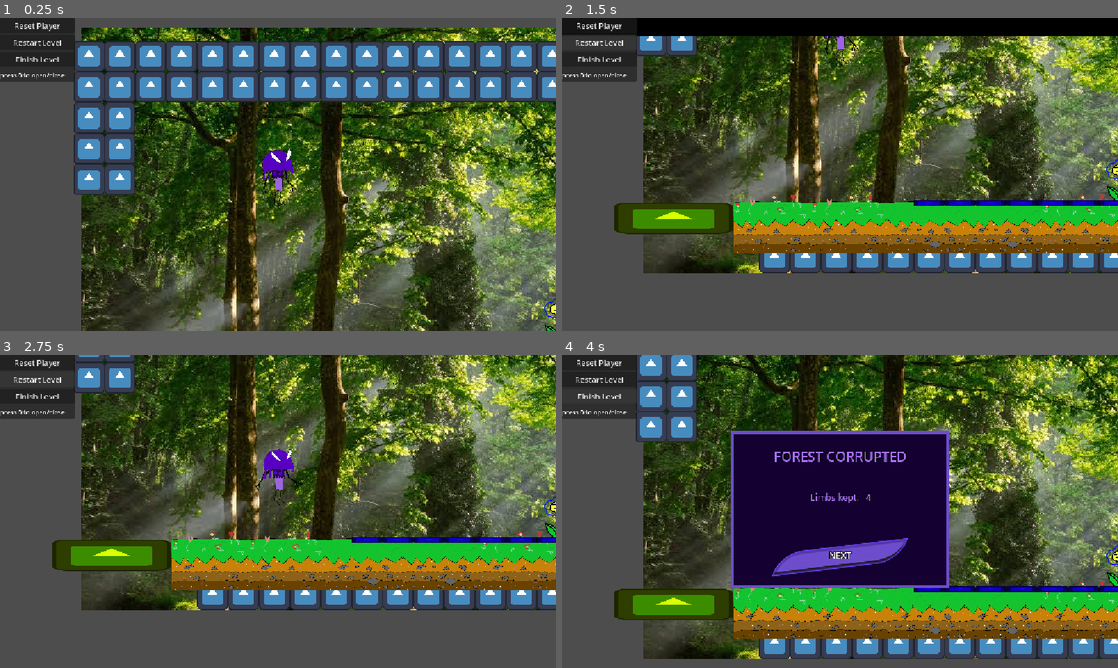
Above: before the commit, frames 1-4 (two rows, left to right).
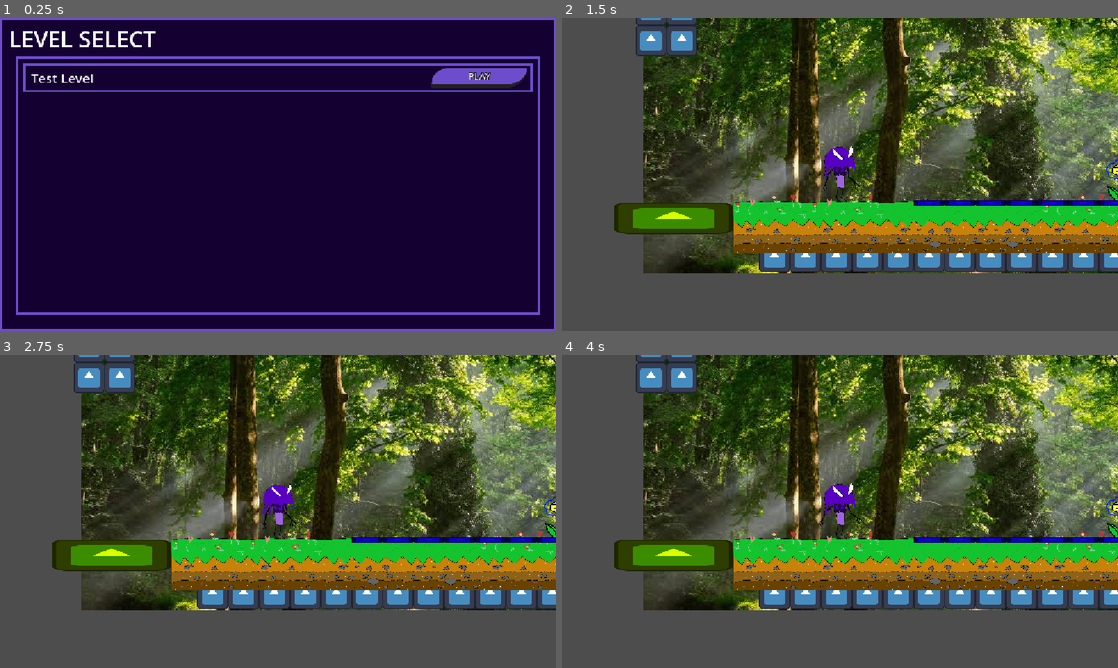
Above: after the commit, the same moments.

Repository: JRodLugo/KnightHacks2026
Game: Godot game, scene res://Scenes/LevelMaster/level_master.tscn
Same seed, same stepped clock (60 frames per second), same inputs: the game is played once before the commit and once after it. The engine's default icon, where the game draws it, is replaced by a stand-in: a white triangle on a blue panel in a dark square.
Inputs (mouse positions are in pixels of both pictures, inside the frame that each line leads up to):
- Up to frame 1 (0.25 s): no input
- Up to frame 2 (1.5 s): click (1040, 77) at 0.5 s, where only the run after the commit has a clickable "PLAY"; click (600, 43) at 1.25 s, where only the run before the commit has a clickable "Restart Level"
- Up to frame 3 (2.75 s): click (38, 380) at 2 s, where only the run before the commit has a clickable "Restart Level"
- Up to frame 4 (4 s): click (600, 380) at 2.75 s, where only the run before the commit has a clickable "Restart Level"; click (600, 395) at 3.5 s, where only the run before the commit has a clickable "Finish Level"

The runs differ from the first frame. In frame 1, 100% of the frame differs, in the area x 0-100%, y 0-100%; in frame 2, 9.1%; in frame 3, 4.7%; in frame 4, 72%.

Commit message:
Level Select + mm adjustments
mm = main menu

Diff:
--- /dev/null
+++ b/knight-hacks-2026-project/Scenes/LevelMaster/LevelData/TestScene.tres
@@ -0,0 +1,10 @@
+[gd_resource type="Resource" script_class="LevelData" format=3 uid="uid://dx4pvg8d5q45q"]
+
+[ext_resource type="PackedScene" uid="uid://cr8ipd63yvt5n" path="res://Scenes/TestScene/test_scene.tscn" id="1_ew8l7"]
+[ext_resource type="Script" uid="uid://cwsqppim08cap" path="res://scripts/level_data.gd" id="1_j20mr"]
+
+[resource]
+script = ExtResource("1_j20mr")
+level_name = "Test Level"
+level_scene = ExtResource("1_ew8l7")
+metadata/_custom_type_script = "uid://cwsqppim08cap"
--- /dev/null
+++ b/knight-hacks-2026-project/Scenes/LevelMaster/level_entry.tscn
@@ -0,0 +1,44 @@
+[gd_scene format=3 uid="uid://dgcng6ni84wm6"]
+
+[ext_resource type="Theme" uid="uid://dctcahscxrwhr" path="res://Scenes/SettingsMenu/settings.tres" id="1_4ibsa"]
+[ext_resource type="Theme" uid="uid://dv65ia60vg3jj" path="res://Scenes/MainMenu/buttons.tres" id="3_5sxhn"]
+
+[node name="LevelEntry" type="Panel" unique_id=1917596584]
+custom_minimum_size = Vector2(0, 60)
+custom_maximum_size = Vector2(-1, 60)
+anchors_preset = 10
+anchor_right = 1.0
+offset_bottom = 62.0
+grow_horizontal = 2
+theme = ExtResource("1_4ibsa")
+
+[node name="LevelTitle" type="Label" parent="." unique_id=748303486]
+layout_mode = 1
+anchors_preset = 4
+anchor_top = 0.5
+anchor_bottom = 0.5
+offset_left = 16.0
+offset_top = -18.0
+offset_right = 358.0
+offset_bottom = 19.0
+grow_vertical = 2
+theme_override_font_sizes/font_size = 27
+text = "LEVEL TEXT PLACEHOLDER"
+
+[node name="PlayLevel" type="Button" parent="." unique_id=1250043954]
+layout_mode = 1
+anchors_preset = 6
+anchor_left = 1.0
+anchor_top = 0.5
+anchor_right = 1.0
+anchor_bottom = 0.5
+offset_left = -210.0
+offset_top = -20.0
+offset_right = -12.0
+offset_bottom = 21.0
+grow_horizontal = 0
+grow_vertical = 2
+theme = ExtResource("3_5sxhn")
+text = "PLAY"
+
+[connection signal="button_down" from="PlayLevel" to="." method="_on_play_level_button_down"]
--- a/knight-hacks-2026-project/Scenes/LevelMaster/level_master.gd
+++ b/knight-hacks-2026-project/Scenes/LevelMaster/level_master.gd
@@ -1,16 +1,23 @@
 class_name LevelMaster extends Node2D
+
+@export var levels: Array[LevelData]
 
 var currentScene: Node2D
 var currentSceneFile: PackedScene
 var player: Player
+var levelEntry: PackedScene = preload("res://Scenes/LevelMaster/level_entry.tscn")
 
 func _ready():
-	currentSceneFile = load("res://Scenes/TestScene/test_scene.tscn")
-	restart()
+	for level in levels:
+		var newEntry = levelEntry.instantiate()
+		newEntry.get_node("LevelTitle").set_text(level.level_name)
+		newEntry.get_node("PlayLevel").button_down.connect(func(): switch(level.level_scene))
+		$UI/LevelSelect/Entries/MarginContainer/VBoxContainer.add_child(newEntry)
 
 func restart():
 	%SwipeAnim.play("swipe_in")
 	await %SwipeAnim.animation_finished
+	$UI/LevelSelect.visible = false
 	if currentScene: currentScene.queue_free()
 	currentScene = currentSceneFile.instantiate()
 	add_child(currentScene)
@@ -18,6 +25,7 @@
 
 	player = currentScene.get_node("Player")
 	$UI/DebugMenu.player = player
+	player.get_node("Camera2D").make_current()
 	player.restart_level.connect(restart)
 	player.finish.connect(level_finish)
 
--- a/knight-hacks-2026-project/Scenes/LevelMaster/level_master.tscn
+++ b/knight-hacks-2026-project/Scenes/LevelMaster/level_master.tscn
@@ -3,6 +3,8 @@
 [ext_resource type="Script" uid="uid://bxft6xehcac1t" path="res://Scenes/LevelMaster/level_master.gd" id="1_twtm3"]
 [ext_resource type="PackedScene" uid="uid://caimp7yi1wt76" path="res://Scenes/DebugMenu/debug_menu.tscn" id="2_3grtt"]
 [ext_resource type="Theme" uid="uid://dctcahscxrwhr" path="res://Scenes/SettingsMenu/settings.tres" id="2_mbwfx"]
+[ext_resource type="Script" uid="uid://cwsqppim08cap" path="res://scripts/level_data.gd" id="2_qe7c7"]
+[ext_resource type="Resource" uid="uid://dx4pvg8d5q45q" path="res://Scenes/LevelMaster/LevelData/TestScene.tres" id="3_ht6gj"]
 [ext_resource type="Theme" uid="uid://dv65ia60vg3jj" path="res://Scenes/MainMenu/buttons.tres" id="3_op2tr"]
 
 [sub_resource type="Animation" id="Animation_twtm3"]
@@ -97,8 +99,56 @@
 
 [node name="LevelMaster" type="Node2D" unique_id=1773990131]
 script = ExtResource("1_twtm3")
+levels = Array[ExtResource("2_qe7c7")]([ExtResource("3_ht6gj")])
 
 [node name="UI" type="CanvasLayer" parent="." unique_id=1067555238]
+
+[node name="LevelSelect" type="Panel" parent="UI" unique_id=1477038001]
+anchors_preset = 15
+anchor_right = 1.0
+anchor_bottom = 1.0
+grow_horizontal = 2
+grow_vertical = 2
+theme = ExtResource("2_mbwfx")
+
+[node name="Title" type="Label" parent="UI/LevelSelect" unique_id=1921070900]
+layout_mode = 0
+offset_left = 18.0
+offset_top = 10.0
+offset_right = 323.0
+offset_bottom = 75.0
+theme_override_font_sizes/font_size = 47
+text = "LEVEL SELECT"
+
+[node name="Entries" type="Panel" parent="UI/LevelSelect" unique_id=930441917]
+layout_mode = 1
+anchors_preset = 8
+anchor_left = 0.5
+anchor_top = 0.5
+anchor_right = 0.5
+anchor_bottom = 0.5
+offset_left = -543.0
+offset_top = -245.0
+offset_right = 543.0
+offset_bottom = 290.0
+grow_horizontal = 2
+grow_vertical = 2
+theme = ExtResource("2_mbwfx")
+
+[node name="MarginContainer" type="MarginContainer" parent="UI/LevelSelect/Entries" unique_id=2018173543]
+layout_mode = 1
+anchors_preset = 15
+anchor_right = 1.0
+anchor_bottom = 1.0
+grow_horizontal = 2
+grow_vertical = 2
+theme_override_constants/margin_left = 15
+theme_override_constants/margin_top = 15
+theme_override_constants/margin_right = 15
+theme_override_constants/margin_bottom = 15
+
+[node name="VBoxContainer" type="VBoxContainer" parent="UI/LevelSelect/Entries/MarginContainer" unique_id=1366039965]
+layout_mode = 2
 
 [node name="ScreenSwipe" type="ColorRect" parent="UI" unique_id=1175082671]
 anchors_preset = 15
@@ -112,6 +162,7 @@
 grow_vertical = 2
 offset_transform_enabled = true
 offset_transform_position = Vector2(0, 694.61)
+mouse_filter = 2
 color = Color(0, 0, 0, 1)
 
 [node name="SwipeAnim" type="AnimationPlayer" parent="UI/ScreenSwipe" unique_id=993757954]
@@ -210,5 +261,6 @@
 grow_vertical = 2
 
 [node name="DebugMenu" parent="UI" unique_id=729666087 instance=ExtResource("2_3grtt")]
+visible = false
 
 [connection signal="button_down" from="UI/LevelFinish/NextLevel" to="." method="_on_next_level_button_down"]
--- a/knight-hacks-2026-project/Scenes/MainMenu/buttons.tres
+++ b/knight-hacks-2026-project/Scenes/MainMenu/buttons.tres
@@ -2,7 +2,6 @@
 
 [sub_resource type="StyleBoxFlat" id="StyleBoxFlat_ihsrk"]
 bg_color = Color(0, 0, 0, 0)
-skew = Vector2(0.435, 0.12)
 border_width_left = 8
 border_width_top = 8
 border_width_right = 8
@@ -14,7 +13,6 @@
 
 [sub_resource type="StyleBoxFlat" id="StyleBoxFlat_mcqx7"]
 bg_color = Color(0.43033832, 0.30028218, 0.797972, 1)
-skew = Vector2(0.435, 0.12)
 border_width_bottom = 8
 border_color = Color(0.74978, 0.74978, 0.74977994, 1)
 corner_radius_top_left = 50
@@ -22,7 +20,6 @@
 
 [sub_resource type="StyleBoxFlat" id="StyleBoxFlat_adu2g"]
 bg_color = Color(0.43033832, 0.30028218, 0.797972, 1)
-skew = Vector2(0.435, 0.12)
 border_width_bottom = 8
 border_color = Color(0.12955844, 0.1295585, 0.12955835, 1)
 corner_radius_top_left = 50
--- a/knight-hacks-2026-project/Scenes/MainMenu/main_menu.tscn
+++ b/knight-hacks-2026-project/Scenes/MainMenu/main_menu.tscn
@@ -3,7 +3,6 @@
 [ext_resource type="Script" uid="uid://d0hvehogubkjw" path="res://Scenes/MainMenu/main_menu.gd" id="1_0qgbs"]
 [ext_resource type="Theme" uid="uid://dv65ia60vg3jj" path="res://Scenes/MainMenu/buttons.tres" id="1_uqdog"]
 [ext_resource type="Texture2D" uid="uid://p42it4ggy30a" path="res://Scenes/TestScene/TEMP_Background.jpg" id="1_v763k"]
-[ext_resource type="PackedScene" uid="uid://csr4vdks7axvc" path="res://Player/player.tscn" id="3_qgdf6"]
 [ext_resource type="PackedScene" uid="uid://cla4y1qhotjkp" path="res://Scenes/SettingsMenu/settings_menu.tscn" id="5_adu2g"]
 
 [node name="MainMenu" type="Control" unique_id=1464975273]
@@ -42,22 +41,7 @@
 theme_override_colors/font_outline_color = Color(0.017732391, 0.017732391, 0.01773239, 1)
 theme_override_constants/outline_size = 8
 theme_override_font_sizes/font_size = 40
-text = "- THE MUSHROOM GAME -"
-horizontal_alignment = 1
-vertical_alignment = 1
-
-[node name="helloiammushroomguy" type="Label" parent="." unique_id=53261206]
-layout_mode = 1
-anchors_preset = 2
-anchor_top = 1.0
-anchor_bottom = 1.0
-offset_left = -86.0
-offset_top = -339.0
-offset_right = 414.0
-offset_bottom = -284.0
-grow_vertical = 0
-theme_override_font_sizes/font_size = 20
-text = "hello i am mushroom guy"
+text = "- SPORANDY FUNGUY -"
 horizontal_alignment = 1
 vertical_alignment = 1
 
@@ -93,10 +77,6 @@
 size_flags_vertical = 3
 theme = ExtResource("1_uqdog")
 text = "Quit"
-
-[node name="Player" parent="." unique_id=517375119 instance=ExtResource("3_qgdf6")]
-process_mode = 4
-position = Vector2(171, 501)
 
 [node name="ColorRect" type="ColorRect" parent="." unique_id=1876376123]
 layout_mode = 1
@@ -139,6 +119,22 @@
 rotation = -2.3561945
 color = Color(0.43137255, 0.3019608, 0.79607844, 1)
 
+[node name="ColorRect4" type="ColorRect" parent="." unique_id=182277344]
+layout_mode = 1
+anchors_preset = 3
+anchor_left = 1.0
+anchor_top = 1.0
+anchor_right = 1.0
+anchor_bottom = 1.0
+offset_left = -1048.9999
+offset_top = 119.99994
+offset_right = -734.88293
+offset_bottom = 267.99994
+grow_horizontal = 0
+grow_vertical = 0
+rotation = -2.3561945
+color = Color(0.43137255, 0.3019608, 0.79607844, 1)
+
 [node name="SettingsMenu" parent="." unique_id=1938883888 node_paths=PackedStringArray("prevContainer") instance=ExtResource("5_adu2g")]
 visible = false
 layout_mode = 1
--- a/knight-hacks-2026-project/Scenes/TestScene/test_scene.tscn
+++ b/knight-hacks-2026-project/Scenes/TestScene/test_scene.tscn
@@ -73,7 +73,7 @@
 tile_set = SubResource("TileSet_lqcak")
 
 [node name="Player" parent="." unique_id=517375119 instance=ExtResource("2_4a7y3")]
-position = Vector2(591, 291)
+position = Vector2(591, 838)
 
 [node name="Camera2D" type="Camera2D" parent="." unique_id=996137557]
 position = Vector2(960, 512)
--- /dev/null
+++ b/knight-hacks-2026-project/scripts/level_data.gd
@@ -0,0 +1,4 @@
+class_name LevelData extends Resource
+
+@export var level_name: String = "Placeholder Level Title"
+@export var level_scene: PackedScene
Not shown, added: knight-hacks-2026-project/scripts/level_data.gd.uid
